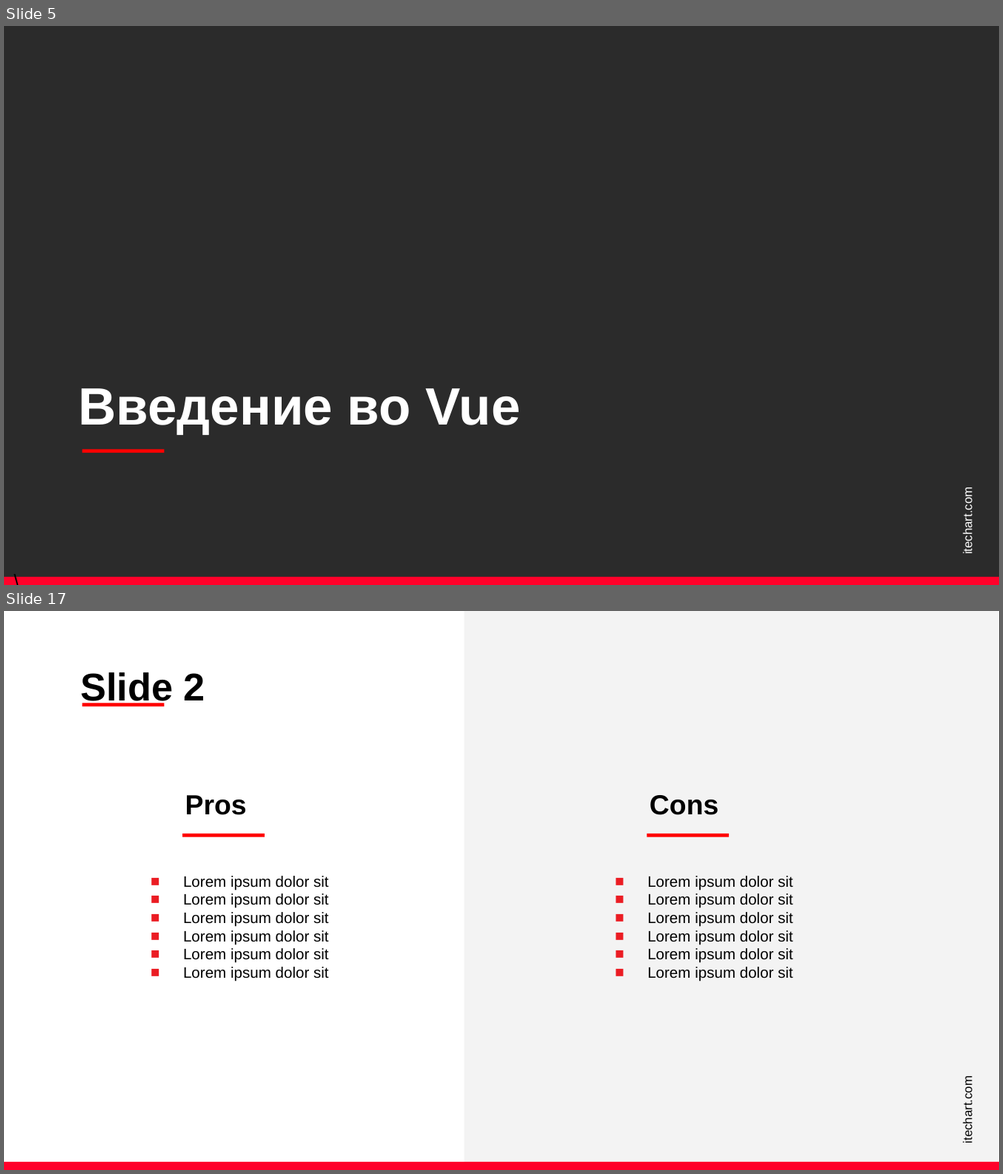
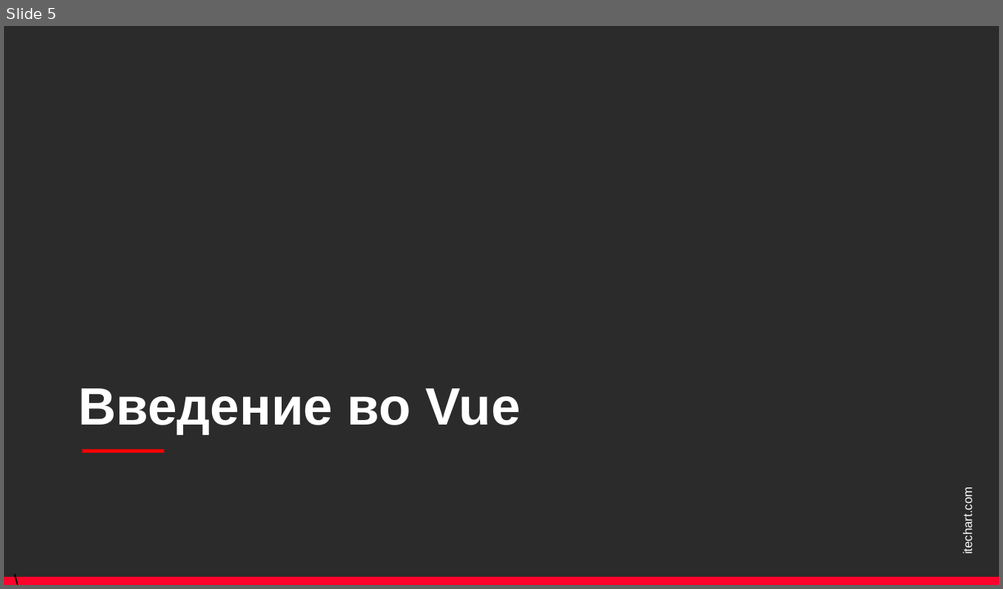
Before and after one commit to latushkin-itechart/vue-workshop, a slide deck: L1/L1.pptx. Shown one above the other, each under a label of ours: slides 5 and 17 before the commit, slide 5 after it; the slides between them are not shown. The pictures are 1003x1174 and 1003x589 pixels, drawn with LibreOffice and Linux fonts; fonts in the diff are those of the drawing; background and template pictures are left out; a plain dark background stands for a picture behind light text. Boxes give left, top, right and bottom in pixels: in the first picture for what was removed or moved away, otherwise in the second. Text is boxed around its words. In the diff, an @@ line names an element or a change of style, - is before the commit and + after.

```diff
--- a/L1/L1.pptx
+++ b/L1/L1.pptx
@@ slide 17 removed at [4,611,999,1170], background #FFFFFF @@
@@ rectangle removed at [464,611,998,1170] @@
@@ text removed at [81,672,205,706] @@
-Slide 2
@@ rectangle removed at [82,703,164,707] @@
@@ text removed at [185,795,247,815] @@
-Pros
@@ text removed at [649,795,718,815] @@
-Cons
@@ rectangle removed at [182,834,264,837] @@
@@ rectangle removed at [646,834,728,837] @@
@@ text removed at [183,876,329,982] @@
-■ Lorem ipsum dolor sit
-■ Lorem ipsum dolor sit
-■ Lorem ipsum dolor sit
-■ Lorem ipsum dolor sit
-■ Lorem ipsum dolor sit
-■ Lorem ipsum dolor sit
@@ text removed at [647,876,793,982] @@
-■ Lorem ipsum dolor sit
-■ Lorem ipsum dolor sit
-■ Lorem ipsum dolor sit
-■ Lorem ipsum dolor sit
-■ Lorem ipsum dolor sit
-■ Lorem ipsum dolor sit
@@ text removed at [960,1083,974,1141] @@
-itechart.com
@@ rectangle removed at [4,1162,999,1170] @@
```
Also in this commit, not shown: 11 slides changed, 20 slides added, 9 other slides removed, 38 other files.
